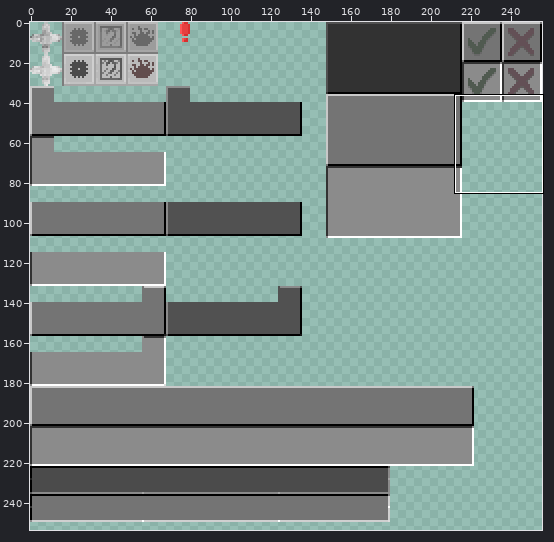
One commit to this sprite sheet: src/main/resources/assets/diorite/gui/icons.png. The first picture is a wide view before the edit; the outline marks the close-up.
Close-up. The starting point:
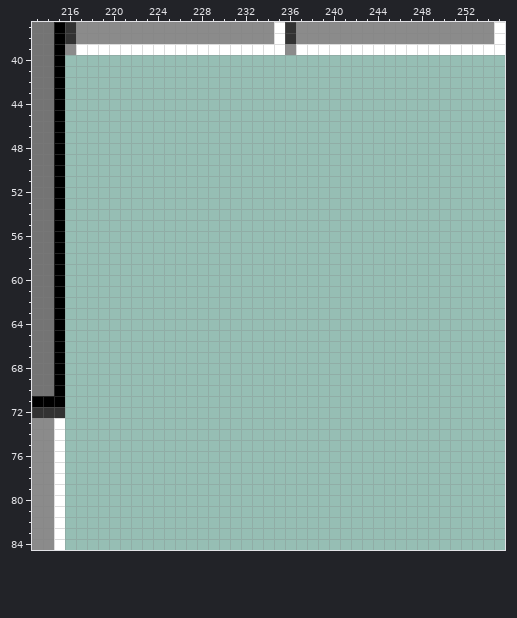
The file is 256x256 pixels. Colours within 5 levels of each other are drawn and written as one. Shown: x 213..255, y 37..84. The wide view leaves out empty margins.
And afterwards:
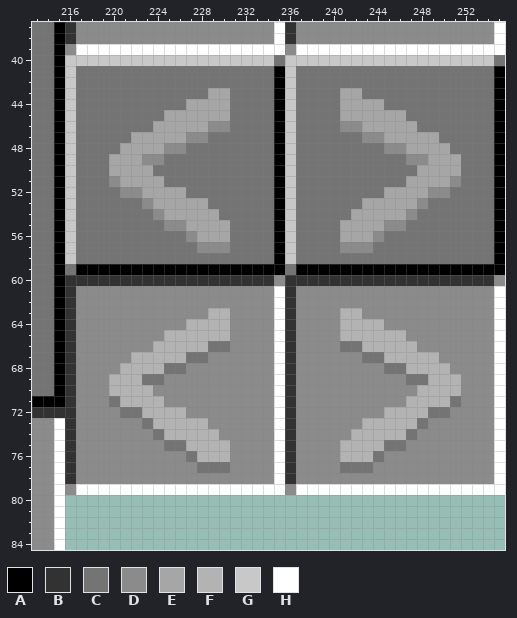
Palette (. is transparent): A #000000  B #323232  C #747474  D #8b8b8b  E #a6a6a6  F #b3b3b3  G #c8c8c8  H #ffffff
Diff:
@@ x 213..255 @@
 39 CCADHHHHHHHHHHHHHHHHHHHDHHHHHHHHHHHHHHHHHHH
-40 CCA........................................
-41 CCA........................................
-42 CCA........................................
-43 CCA........................................
-44 CCA........................................
-45 CCA........................................
-46 CCA........................................
-47 CCA........................................
-48 CCA........................................
-49 CCA........................................
-50 CCA........................................
-51 CCA........................................
-52 CCA........................................
-53 CCA........................................
-54 CCA........................................
-55 CCA........................................
-56 CCA........................................
-57 CCA........................................
-58 CCA........................................
-59 CCA........................................
-60 CCA........................................
-61 CCA........................................
-62 CCA........................................
-63 CCA........................................
-64 CCA........................................
-65 CCA........................................
-66 CCA........................................
-67 CCA........................................
-68 CCA........................................
-69 CCA........................................
-70 CCA........................................
-71 AAA........................................
-72 BBB........................................
-73 DDH........................................
-74 DDH........................................
-75 DDH........................................
-76 DDH........................................
-77 DDH........................................
-78 DDH........................................
-79 DDH........................................
+40 CCAGGGGGGGGGGGGGGGGGGGCGGGGGGGGGGGGGGGGGGGC
+41 CCAGCCCCCCCCCCCCCCCCCCAGCCCCCCCCCCCCCCCCCCA
+42 CCAGCCCCCCCCCCCCCCCCCCAGCCCCCCCCCCCCCCCCCCA
+43 CCAGCCCCCCCCCCCCEECCCCAGCCCCEECCCCCCCCCCCCA
+44 CCAGCCCCCCCCCCEEEECCCCAGCCCCEEEECCCCCCCCCCA
+45 CCAGCCCCCCCCEEEEEECCCCAGCCCCEEEEEECCCCCCCCA
+46 CCAGCCCCCCCEEEEEDDCCCCAGCCCCDDEEEEECCCCCCCA
+47 CCAGCCCCCEEEEEDDCCCCCCAGCCCCCCDDEEEEECCCCCA
+48 CCAGCCCCEEEEDDCCCCCCCCAGCCCCCCCCDDEEEECCCCA
+49 CCAGCCCEEEDDCCCCCCCCCCAGCCCCCCCCCCDDEEECCCA
+50 CCAGCCCEEEECCCCCCCCCCCAGCCCCCCCCCCCEEEECCCA
+51 CCAGCCCDEEEECCCCCCCCCCAGCCCCCCCCCCEEEEDCCCA
+52 CCAGCCCCDDEEEECCCCCCCCAGCCCCCCCCEEEEDDCCCCA
+53 CCAGCCCCCCDEEEEECCCCCCAGCCCCCCEEEEEDCCCCCCA
+54 CCAGCCCCCCCDEEEEECCCCCAGCCCCCEEEEEDCCCCCCCA
+55 CCAGCCCCCCCCDDEEEECCCCAGCCCCEEEEDDCCCCCCCCA
+56 CCAGCCCCCCCCCCDEEECCCCAGCCCCEEEDCCCCCCCCCCA
+57 CCAGCCCCCCCCCCCDDDCCCCAGCCCCDDDCCCCCCCCCCCA
+58 CCAGCCCCCCCCCCCCCCCCCCAGCCCCCCCCCCCCCCCCCCA
+59 CCACAAAAAAAAAAAAAAAAAAACAAAAAAAAAAAAAAAAAAA
+60 CCABBBBBBBBBBBBBBBBBBBDBBBBBBBBBBBBBBBBBBBD
+61 CCABDDDDDDDDDDDDDDDDDDHBDDDDDDDDDDDDDDDDDDH
+62 CCABDDDDDDDDDDDDDDDDDDHBDDDDDDDDDDDDDDDDDDH
+63 CCABDDDDDDDDDDDDFFDDDDHBDDDDFFDDDDDDDDDDDDH
+64 CCABDDDDDDDDDDFFFFDDDDHBDDDDFFFFDDDDDDDDDDH
+65 CCABDDDDDDDDFFFFFFDDDDHBDDDDFFFFFFDDDDDDDDH
+66 CCABDDDDDDDFFFFFCCDDDDHBDDDDCCFFFFFDDDDDDDH
+67 CCABDDDDDFFFFFCCDDDDDDHBDDDDDDCCFFFFFDDDDDH
+68 CCABDDDDFFFFCCDDDDDDDDHBDDDDDDDDCCFFFFDDDDH
+69 CCABDDDFFFCCDDDDDDDDDDHBDDDDDDDDDDCCFFFDDDH
+70 CCABDDDFFFFDDDDDDDDDDDHBDDDDDDDDDDDFFFFDDDH
+71 AAABDDDCFFFFDDDDDDDDDDHBDDDDDDDDDDFFFFCDDDH
+72 BBBBDDDDCCFFFFDDDDDDDDHBDDDDDDDDFFFFCCDDDDH
+73 DDHBDDDDDDCFFFFFDDDDDDHBDDDDDDFFFFFCDDDDDDH
+74 DDHBDDDDDDDCFFFFFDDDDDHBDDDDDFFFFFCDDDDDDDH
+75 DDHBDDDDDDDDCCFFFFDDDDHBDDDDFFFFCCDDDDDDDDH
+76 DDHBDDDDDDDDDDCFFFDDDDHBDDDDFFFCDDDDDDDDDDH
+77 DDHBDDDDDDDDDDDCCCDDDDHBDDDDCCCDDDDDDDDDDDH
+78 DDHBDDDDDDDDDDDDDDDDDDHBDDDDDDDDDDDDDDDDDDH
+79 DDHDHHHHHHHHHHHHHHHHHHHDHHHHHHHHHHHHHHHHHHH
 80 DDH........................................
